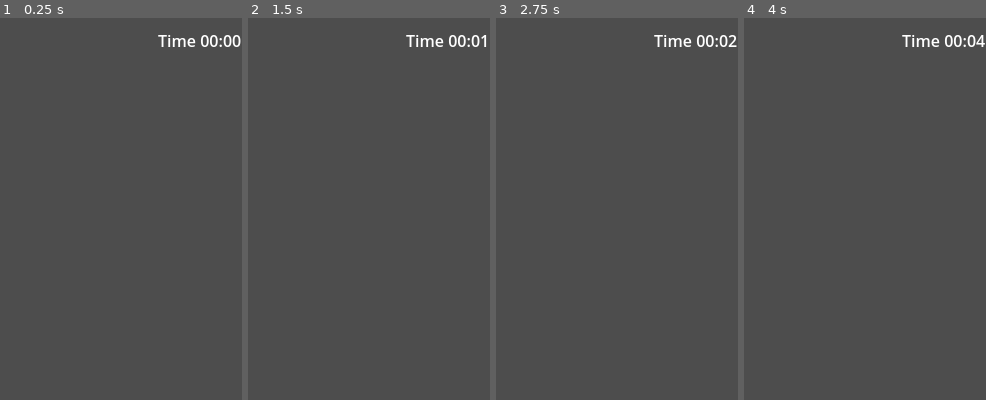
Above: before the commit, frames 1-4 (left to right).
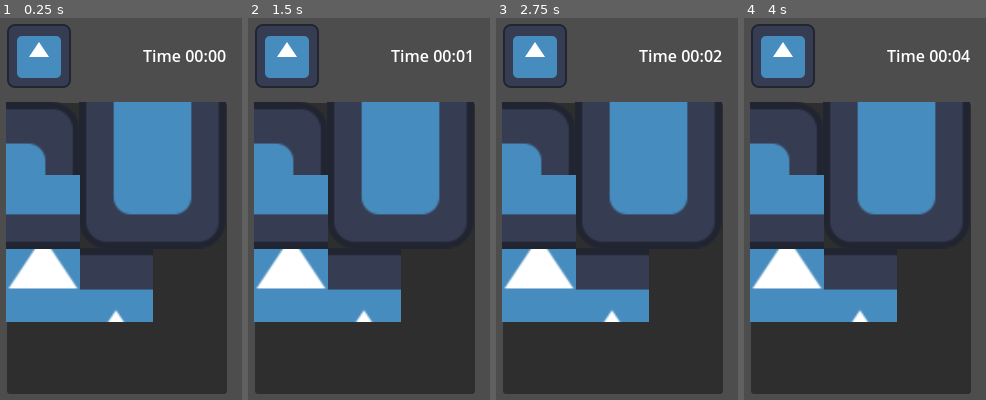
Above: after the commit, the same moments.

Repository: MaycolMont/SlidePuzzle
Game: Godot game, scene res://scenes/game.tscn
The game is run twice, just before and just after one commit, with the same random seed, the same clock (stepped at 60 frames per second) and the same inputs. The project has no main scene, so this scene is started directly. The engine's default icon, where the game draws it, is replaced by a stand-in: a white triangle on a blue panel in a dark square.
Inputs (mouse positions are in pixels of both pictures, inside the frame that each line leads up to):
- Up to frame 1 (0.25 s): no input
- Up to frame 2 (1.5 s): tap Enter at 0.5 s; move the mouse to (419, 189) at 0.52 s; click (419, 189) at 0.67 s; tap Space at 1.25 s; move the mouse to (315, 228) at 1.27 s; click (315, 228) at 1.42 s
- Up to frame 3 (2.75 s): move the mouse to (638, 121) at 2.02 s; click (638, 121) at 2.17 s
- Up to frame 4 (4 s): tap Enter at 2.75 s; move the mouse to (848, 289) at 2.77 s; click (848, 289) at 2.92 s; tap Space at 3.5 s; move the mouse to (935, 270) at 3.52 s; click (935, 270) at 3.67 s

The runs differ from the first frame. In frame 1, 55% of the frame differs, in the area x 2-100%, y 1-99%; in frame 2, 55%; in frame 3, 55%; in frame 4, 55%.

Commit message:
dinamic size image

Diff:
--- a/autoloads/global.gd
+++ b/autoloads/global.gd
@@ -2,3 +2,7 @@
 
 var texture_resource : Texture2D
 var grid_size : int
+
+func _simulate_test_data():
+	texture_resource = load("res://assets/sprites/images/icon1.svg")
+	grid_size = 3
--- a/scenes/board.tscn
+++ b/scenes/board.tscn
@@ -1,8 +1,12 @@
-[gd_scene load_steps=3 format=3 uid="uid://0j4ckdircxvg"]
+[gd_scene load_steps=4 format=3 uid="uid://0j4ckdircxvg"]
 
 [ext_resource type="Script" path="res://scripts/board.gd" id="1_s34ml"]
+[ext_resource type="Texture2D" uid="uid://ceshatnafyqos" path="res://assets/sprites/images/snowman.png" id="2_57oh2"]
 [ext_resource type="PackedScene" uid="uid://ykamcttr3qhc" path="res://scenes/piece.tscn" id="2_b3pwp"]
 
 [node name="Board" type="Node2D"]
 script = ExtResource("1_s34ml")
+size = 218
+pieces_range = 3
+texture = ExtResource("2_57oh2")
 piece_scene = ExtResource("2_b3pwp")
--- a/scenes/game.tscn
+++ b/scenes/game.tscn
@@ -5,7 +5,7 @@
 [ext_resource type="Texture2D" uid="uid://cj4661154yppa" path="res://icon.svg" id="3_f707q"]
 [ext_resource type="PackedScene" uid="uid://bx78gd70gbhiu" path="res://scenes/time_label.tscn" id="4_ox6at"]
 
-[node name="Game" type="Control" node_paths=PackedStringArray("texture_preview", "time_label")]
+[node name="Game" type="Control" node_paths=PackedStringArray("texture_preview", "time_label", "board_container")]
 layout_mode = 3
 anchors_preset = 15
 anchor_right = 1.0
@@ -14,24 +14,32 @@
 grow_vertical = 2
 mouse_filter = 2
 script = ExtResource("1_hqe0d")
-texture_preview = NodePath("VBoxContainer/HBoxContainer/Preview")
+texture_preview = NodePath("MarginContainer/VBoxContainer/HBoxContainer/Preview")
 board_scene = ExtResource("2_l131m")
-time_label = NodePath("VBoxContainer/HBoxContainer/TimeLabel")
+time_label = NodePath("MarginContainer/VBoxContainer/HBoxContainer/TimeLabel")
+board_container = NodePath("MarginContainer/VBoxContainer/BoardPanelContainer")
 
-[node name="VBoxContainer" type="VBoxContainer" parent="."]
+[node name="MarginContainer" type="MarginContainer" parent="."]
 layout_mode = 1
 anchors_preset = 15
 anchor_right = 1.0
 anchor_bottom = 1.0
 grow_horizontal = 2
 grow_vertical = 2
+theme_override_constants/margin_left = 15
+theme_override_constants/margin_top = 15
+theme_override_constants/margin_right = 15
+theme_override_constants/margin_bottom = 15
+
+[node name="VBoxContainer" type="VBoxContainer" parent="MarginContainer"]
+layout_mode = 2
 theme_override_constants/separation = 15
 
-[node name="HBoxContainer" type="HBoxContainer" parent="VBoxContainer"]
+[node name="HBoxContainer" type="HBoxContainer" parent="MarginContainer/VBoxContainer"]
 layout_mode = 2
 size_flags_vertical = 0
 
-[node name="Preview" type="TextureRect" parent="VBoxContainer/HBoxContainer"]
+[node name="Preview" type="TextureRect" parent="MarginContainer/VBoxContainer/HBoxContainer"]
 custom_minimum_size = Vector2(0, 64)
 layout_mode = 2
 size_flags_horizontal = 3
@@ -39,13 +47,12 @@
 expand_mode = 1
 stretch_mode = 4
 
-[node name="TimeLabel" parent="VBoxContainer/HBoxContainer" instance=ExtResource("4_ox6at")]
+[node name="TimeLabel" parent="MarginContainer/VBoxContainer/HBoxContainer" instance=ExtResource("4_ox6at")]
 layout_mode = 2
-size_flags_horizontal = 3
+size_flags_horizontal = 10
 horizontal_alignment = 2
 label_text = "Time"
 
-[node name="PanelContainer" type="PanelContainer" parent="VBoxContainer"]
+[node name="BoardPanelContainer" type="PanelContainer" parent="MarginContainer/VBoxContainer"]
 layout_mode = 2
-size_flags_horizontal = 4
-size_flags_vertical = 6
+size_flags_vertical = 3
--- a/scenes/piece.tscn
+++ b/scenes/piece.tscn
@@ -3,7 +3,6 @@
 [ext_resource type="Script" path="res://scripts/piece.gd" id="1_3olgu"]
 
 [sub_resource type="RectangleShape2D" id="RectangleShape2D_by515"]
-size = Vector2(128, 128)
 
 [node name="Piece" type="Area2D"]
 script = ExtResource("1_3olgu")
--- a/scripts/board.gd
+++ b/scripts/board.gd
@@ -12,11 +12,11 @@
 
 signal solved(number_of_movements)
 
-var size : Vector2
-var pieces_range : Vector2i
-var texture : Texture2D
+@export var size : int
+@export var pieces_range : int
+@export var texture : Texture2D
 var number_of_movements : int = 0
-var total_pieces : int
+var total_pieces : int = (pieces_range ** 2) -1
 var points : int = 0
 var free_position : Vector2
 
@@ -26,22 +26,21 @@
 	_set_margins()
 	_generate_pieces()
 
-func _generate_segments():
+func _generate_segments() -> Array:
 	var segments = []
 	for i in range(4):
 		var vector_b = Vector2.RIGHT
-		vector_b = vector_b.rotated(i*(PI/2))
-		vector_b = Utils.vector_product(vector_b, size)
+		vector_b = vector_b.rotated(i*(PI/2)) * size
 		var segment_shape2d = SegmentShape2D.new()
 		segment_shape2d.b = vector_b
 		if i > 1:
-			segment_shape2d.a += size
-			segment_shape2d.b += size
+			segment_shape2d.a += Vector2.ONE * size
+			segment_shape2d.b += Vector2.ONE * size
 
 		segments.append(segment_shape2d)
 	return segments
 
-func _set_margins():
+func _set_margins() -> void:
 	var segments = _generate_segments()
 
 	for i in range(4):
@@ -56,31 +55,32 @@
 
 func _generate_pieces() -> void:
 	var occupied_position = []
-	var piece_size = Vector2(size.x/pieces_range.x, size.y/pieces_range.y)
-	var offset_pivot = piece_size/2
-	for j in range(pieces_range.y):
-		for i in range(pieces_range.x):
+	var piece_size = size/pieces_range
+	var offset_pivot = Vector2.ONE * (piece_size/2)
+	for j in range(pieces_range):
+		for i in range(pieces_range):
 			if i == 0 and j == 0:
 				continue
-			var piece = _create_piece(piece_size, Vector2(i, j))
+			var piece = _create_piece(size, piece_size, Vector2(i, j))
 			var random_position = _get_unique_vector(occupied_position)
-			piece.current_position = Vector2(random_position)
+			piece.current_position = random_position
 			points += int(piece.is_in_correct())
-			piece.position = Utils.vector_product(random_position, piece_size) + offset_pivot
-			total_pieces += 1
+			piece.position = piece_size * random_position + offset_pivot
 
 			add_child(piece)
 
-func _get_unique_vector(array: Array):
-	var random_position = Utils.random_vector2(pieces_range.x, pieces_range.y)
+func _get_unique_vector(array: Array) -> Vector2:
+	var random_position = Utils.random_vector2(pieces_range, pieces_range)
 	while random_position in array:
-		random_position = Utils.random_vector2(pieces_range.x, pieces_range.y)
+		random_position = Utils.random_vector2(pieces_range, pieces_range)
 	array.append(random_position)
 
 	return random_position
 
-func _create_piece(size, correct_position):
+func _create_piece(board_size, size, correct_position) -> Piece:
 	var piece = piece_scene.instantiate()
+	piece.texture_size = texture.get_size().x / pieces_range
+	piece.factor_scale = board_size/texture.get_size().x
 	piece.texture = texture
 	piece.size = size
 	piece.correct_position = correct_position
@@ -89,10 +89,10 @@
 
 	return piece
 
-func _mix_pieces():
+func _test_board():
 	pass
 
-func _on_piece_moved(correct_moved, preview_position):
+func _on_piece_moved(correct_moved, preview_position) -> void:
 	number_of_movements += 1
 	points += correct_moved
 	free_position = preview_position
@@ -100,7 +100,7 @@
 		solved.emit(number_of_movements)
 		print_debug('board solved')
 
-func _on_piece_tried_move(piece: Piece):
+func _on_piece_tried_move(piece: Piece) -> void:
 	var piece_position = piece.current_position
 	var in_column = piece_position.x == free_position.x
 	var in_row = piece_position.y == free_position.y
--- a/scripts/game.gd
+++ b/scripts/game.gd
@@ -3,8 +3,10 @@
 @export var texture_preview : TextureRect
 @export var board_scene : PackedScene
 @export var time_label : Label
+@export var board_container : PanelContainer
 
 func _ready():
+	_verify_data()
 	_set_board()
 	_set_image_preview()
 	time_label.start()
@@ -14,11 +16,15 @@
 
 func _set_board():
 	var board = board_scene.instantiate()
-	board.size = Vector2.ONE * 128
+	board.size = 220
 	board.texture = Global.texture_resource
-	board.pieces_range = Vector2i.ONE * Global.grid_size
+	board.pieces_range = Global.grid_size
 	board.solved.connect(_on_board_solved)
-	$VBoxContainer/PanelContainer.add_child(board)
+	board_container.add_child(board)
+
+func _verify_data():
+	if not Global.texture_resource:
+		Global._simulate_test_data()
 
 func _on_board_solved(number_of_movements):
 	time_label.stop()
--- a/scripts/piece.gd
+++ b/scripts/piece.gd
@@ -4,7 +4,9 @@
 signal moved(correct_moved, free_position)
 signal tried_move(current_position)
 
-var size : Vector2
+var size : float
+var factor_scale : float
+var texture_size : float
 var current_position : Vector2
 var correct_position : Vector2
 var texture : Texture2D
@@ -15,16 +17,17 @@
 	_add_raycast()
 
 func _set_dimensions() -> void:
-	$CollisionShape2D.shape.size = size
+	var vector_size = Vector2.ONE * size
+	$CollisionShape2D.shape.size = vector_size
 	var sprite = $Sprite2D
 	sprite.texture = texture
-	var region_position = Utils.vector_product(correct_position, size)
-	sprite.region_rect = Rect2(region_position, size)
+	sprite.region_rect = Rect2(texture_size * correct_position, texture_size * Vector2.ONE)
+	sprite.scale *= factor_scale
 
 func _add_raycast() -> void:
 	var raycast2d = RayCast2D.new()
 	raycast2d.collide_with_areas = true
-	raycast2d.target_position.y = (size.x / 2) + 10
+	raycast2d.target_position.y = (size / 2) + 10
 	add_child(raycast2d)
 	raycast = raycast2d
 
@@ -48,7 +51,7 @@
 	if is_in_correct():
 		correct_move = 1
 	moved.emit(correct_move, current_position - direction)
-	position += Utils.vector_product(direction, size)
+	position += direction * size
 
 func is_in_correct():
 	return correct_position == current_position
--- a/scripts/select_menu.gd
+++ b/scripts/select_menu.gd
@@ -12,7 +12,7 @@
 func _set_options(options_container, path, button_group):
 	var file_names = DirAccess.get_files_at(path)
 	file_names = _filter_files(file_names)
-	var textures_resources = _get_texture_resources(file_names)
+	var textures_resources = _generate_texture_resources(file_names)
 	_generate_buttons(options_container, textures_resources)
 
 func _generate_buttons(buttons_container, texture_resources : Array):
@@ -31,7 +31,7 @@
 	button.expand_icon
 	return button
 
-func _get_texture_resources(list_file_name: Array):
+func _generate_texture_resources(list_file_name: Array):
 	var texture_resources = []
 	for file_name in list_file_name:
 		var file_path = images_path + file_name
